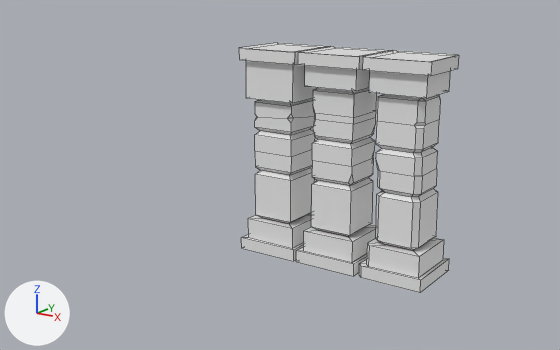
Renders of the Blender file 2nd section/Dungeon.blend from each side of a commit.
Rendered twice from a camera (50 mm lens) standing at (5.35, -9.33, 4.1) and looking at (-1.34, 0.36, 0.98). The lights are fixed; the arrows at lower left show +X, +Y and +Z. The picture after the commit comes second. Mesh edges are drawn as thin lines.

Before the edit, the objects in view are built like this:
```python
me_barrel = bpy.data.meshes.new('barrel')
me_barrel.from_pydata(...)  # 182 vertices, 168 faces; spans x -0.666..0.691, y -0.666..0.666, z -0.6..0.6
me_crate = bpy.data.meshes.new('crate')
me_crate.from_pydata(...)  # 305 vertices, 289 faces; spans x -0.625..0.6, y -0.6..0.628, z -0.6..0.6
me_cube_002 = bpy.data.meshes.new('Cube.002')
me_cube_002.from_pydata(...)  # 115 vertices, 105 faces; spans x -0.47..0.47, y -0.47..0.47, z -1.51..1.51
me_cube_004 = bpy.data.meshes.new('Cube.004')
me_cube_004.from_pydata(...)  # 133 vertices, 124 faces; spans x -0.47..0.48, y -0.47..0.47, z -1.51..1.51
me_pillar_1 = bpy.data.meshes.new('pillar 1')
me_pillar_1.from_pydata(...)  # 94 vertices, 90 faces; spans x -0.47..0.48, y -0.47..0.47, z -1.51..1.51
ob_barrel = bpy.data.objects.new('barrel', me_barrel)
ob_barrel.location = (0.0, 0.0, 0.6)
ob_barrel.hide_set(True)
ob_crate = bpy.data.objects.new('crate', me_crate)
ob_crate.location = (0.0, 0.0, 0.61)
ob_crate.hide_set(True)
ob_pillar_1 = bpy.data.objects.new('pillar 1', me_pillar_1)
ob_pillar_1.location = (-1.0, 0.0, 1.5)
ob_pillar_2 = bpy.data.objects.new('pillar 2', me_cube_002)
ob_pillar_2.location = (0.0, 0.0, 1.5)
ob_pillar_3 = bpy.data.objects.new('pillar 3', me_cube_004)
ob_pillar_3.location = (1.0, 0.0, 1.5)
```
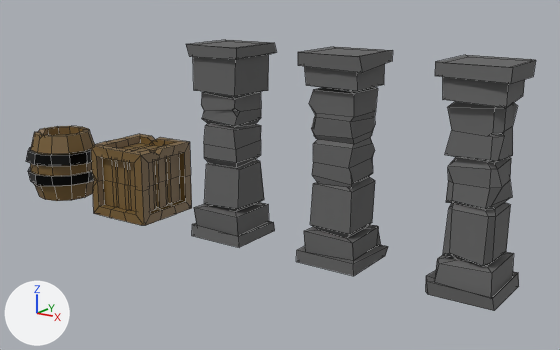
Where the change shows, as pixel boxes (x1, y1, x2, y2) in the pictures (560 x 350 px; the box of a moved part takes in the faces that stretch with it):
'pillar 3', recoloured, reshaped, moved (10% wider, 6% taller): before (359, 51, 459, 292); after (426, 55, 536, 311)
'pillar 1', recoloured, moved: before (239, 43, 331, 261); after (186, 40, 276, 247)
'pillar 2', recoloured (white to dark grey): (296, 47, 393, 276) in both
'crate', shown (brown): after (91, 134, 192, 225)
'barrel', shown: after (26, 126, 95, 201)
part 1 of me_barrel, recoloured (brown): after (30, 126, 94, 201)
part 2 of me_barrel, recoloured (black): after (26, 144, 95, 186)
part 3 of me_cube_004, moved or reshaped: before (359, 55, 459, 292); after (426, 60, 536, 311)

Patch to the scene script:
```diff
--- a/2nd section/Dungeon.blend.py
+++ b/2nd section/Dungeon.blend.py
@@ mat_gray @@
+mat_gray = principled_material('gray')
+mat_gray.base_color = (0.126, 0.126, 0.126)  # dark grey #636363
+mat_gray.roughness = 0.867
@@ mat_brown @@
+mat_brown = principled_material('brown')
+mat_brown.base_color = (0.187, 0.11, 0.0313)  # brown #785d31
@@ mat_brown_001 @@
+mat_brown_001 = principled_material('brown.001')
+mat_brown_001.base_color = (0.187, 0.11, 0.0313)  # brown #785d31
@@ mat_material @@
+mat_material = principled_material('Material')
+mat_material.base_color = (0.00506, 0.00506, 0.00506)  # black #101010
+mat_material.metallic = 0.749
+mat_material.roughness = 0.304
@@ me_barrel @@
 me_barrel.from_pydata(...)  # 182 vertices, 168 faces; spans x -0.666..0.691, y -0.666..0.666, z -0.6..0.6
 # used by ob_barrel; location = (0.0, 0.0, 0.6)
+# me_barrel part 1: 96 of the faces centred in x -0.57..0.57, y -0.57..0.57, z -0.6..0.6 switch from no material to mat_brown_001 (brown #785d31)
+# me_barrel part 2: 72 of the faces centred in x -0.608..0.614, y -0.609..0.609, z -0.297..0.29 switch from no material to mat_material (black #101010)
@@ me_crate @@
 me_crate.from_pydata(...)  # 305 vertices, 289 faces; spans x -0.625..0.6, y -0.6..0.628, z -0.6..0.6
+me_crate.materials.append(mat_brown)  # brown #785d31
@@ me_pillar_1 @@
 # used by ob_pillar_1; location = (-1.0, 0.0, 1.5)
-me_pillar_1.from_pydata(...)  # 94 vertices, 90 faces; spans x -0.47..0.48, y -0.47..0.47, z -1.51..1.51
+me_pillar_1.from_pydata(...)  # 94 vertices, 90 faces; spans x -0.49..0.49, y -0.48..0.52, z -1.51..1.51
+# edits to the shape of me_pillar_1 do not show in these pictures
+me_pillar_1.materials.append(mat_gray)  # dark grey #636363
@@ me_cube_002 @@
 # used by ob_pillar_2; location = (0.0, 0.0, 1.5)
-me_cube_002.from_pydata(...)  # 115 vertices, 105 faces; spans x -0.47..0.47, y -0.47..0.47, z -1.51..1.51
+me_cube_002.from_pydata(...)  # 115 vertices, 105 faces; spans x -0.5..0.51, y -0.49..0.52, z -1.51..1.51
+# edits to the shape of me_cube_002 do not show in these pictures
+me_cube_002.materials.append(mat_gray)  # dark grey #636363
@@ me_cube_004 @@
 # used by ob_pillar_3; location = (1.0, 0.0, 1.5)
-me_cube_004.from_pydata(...)  # 133 vertices, 124 faces; spans x -0.47..0.48, y -0.47..0.47, z -1.51..1.51
+me_cube_004.from_pydata(...)  # 133 vertices, 124 faces; spans x -0.5..0.48, y -0.5..0.49, z -1.51..1.51
+# me_cube_004 part 3: 103 of 133 vertices moved; they spanned x -0.47..0.48, y -0.47..0.47, z -1.35..1.35 and now span x -0.5..0.48, y -0.5..0.49, z -1.39..1.36; mean shift (0.0, 0.0, 0.0); largest move (0.25, -0.32, -0.36) -> (0.29, -0.37, -0.35)
+me_cube_004.materials.append(mat_gray)  # dark grey #636363
@@ ob_barrel @@
 ob_barrel = bpy.data.objects.new('barrel', me_barrel)
-ob_barrel.location = (0.0, 0.0, 0.6)
-ob_barrel.hide_set(True)
+ob_barrel.location = (-6.0, 0.0, 0.6)
@@ ob_crate @@
 ob_crate = bpy.data.objects.new('crate', me_crate)
-ob_crate.location = (0.0, 0.0, 0.61)
-ob_crate.hide_set(True)
+ob_crate.location = (-4.0, 0.0, 0.61)
@@ ob_pillar_1 @@
 ob_pillar_1 = bpy.data.objects.new('pillar 1', me_pillar_1)
-ob_pillar_1.location = (-1.0, 0.0, 1.5)
+ob_pillar_1.location = (-2.0, 0.0, 1.5)
@@ ob_pillar_3 @@
 ob_pillar_3 = bpy.data.objects.new('pillar 3', me_cube_004)
-ob_pillar_3.location = (1.0, 0.0, 1.5)
+ob_pillar_3.location = (2.0, 0.0, 1.5)
```
